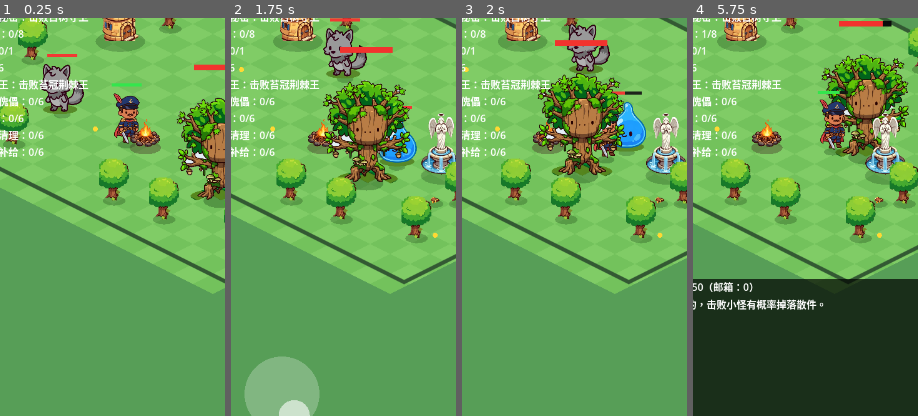
Above: before the commit, frames 1-4 (left to right).
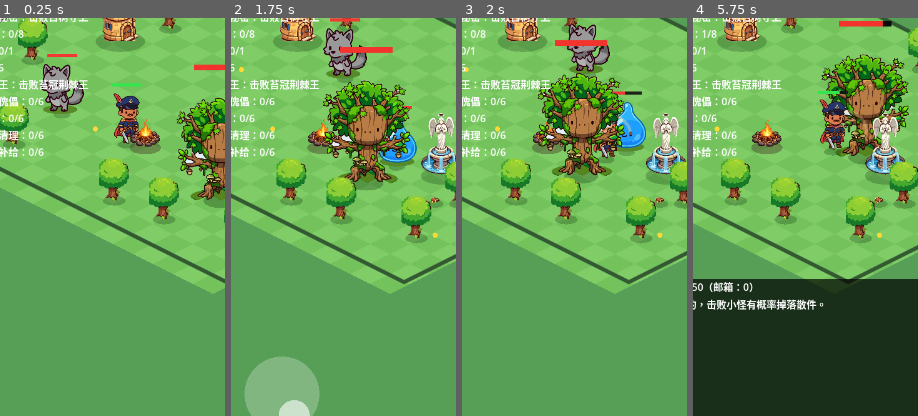
Above: after the commit, the same moments.

Repository: oneyi53/game
Game: Godot game, scene res://scenes/main.tscn
Two runs of this game, one before a commit and one after it. Both use one fixed random seed, a clock stepped at 60 frames per second and the inputs below.
Inputs (mouse positions are % of the whole screen's width and height, from its top left):
- Up to frame 1 (0.25 s): no input
- Up to frame 2 (1.75 s): tap Enter at 0.5 s; move the mouse to (72, 45) at 0.52 s; hold Right (ui_right) 0.53-1.25 s; tap E at 0.6 s; click (72, 45) at 0.67 s; tap Space at 0.77 s; drag from (30, 55) to (45, 70) at 1.27 s
- Up to frame 3 (2 s): no input
- Up to frame 4 (5.75 s): move the mouse to (60, 28) at 2.02 s; hold Right (ui_right) 2.03-2.75 s; tap Q at 2.1 s; drag from (45, 70) to (20, 35) at 2.77 s; move the mouse to (80, 65) at 3.52 s; hold Left (ui_left) 3.53-4.25 s; tap B at 3.6 s; tap Space at 3.77 s; drag from (20, 35) to (35, 25) at 4.27 s; move the mouse to (55, 50) at 5.02 s; hold Down (ui_down) from 5.03 s (still down); tap E at 5.1 s; click (55, 50) at 5.17 s
The pictures show only the part of the screen within x 19-69%, y 8-58%; the shares and areas given below are measured in that part.

Frames 1-2 are identical in both runs. In frame 3, 0.3% of the frame differs, in the area x 58-76%, y 24-36%; in frame 4, 0.2%.

Commit message:
Add directional hero attack and skill feedback

Diff:
--- a/scripts/character/hero.gd
+++ b/scripts/character/hero.gd
@@ -49,6 +49,9 @@
 var move_braking: float = 1200.0
 var facing_sign: float = 1.0
 var motion_phase: float = 0.0
+var attack_flash_remaining: float = 0.0
+var attack_flash_total: float = 0.18
+var attack_direction: Vector2 = Vector2.RIGHT
 
 func setup(p_data: Dictionary, p_is_captain: bool) -> void:
     data = p_data
@@ -126,6 +129,9 @@
     hp_changed.emit(self)
 
 func _physics_process(delta: float) -> void:
+    if attack_flash_remaining > 0.0:
+        attack_flash_remaining = maxf(0.0, attack_flash_remaining - delta)
+        queue_redraw()
     if dead:
         velocity = Vector2.ZERO
         move_and_slide()
@@ -238,6 +244,11 @@
             final_damage = int(round(float(final_damage) * 1.15))
     if crit_chance > 0.0 and randf() < crit_chance:
         final_damage = int(round(float(final_damage) * (2.0 + float(crit_damage_pct) / 100.0)))
+    attack_direction = (best.global_position - global_position).normalized()
+    if attack_direction == Vector2.ZERO:
+        attack_direction = Vector2.RIGHT * facing_sign
+    attack_flash_remaining = attack_flash_total
+    queue_redraw()
     if best.has_method("take_damage"):
         best.take_damage(final_damage)
 
@@ -276,6 +287,10 @@
         if str(enemy.get_meta("world_map_id", WorldMaps.MOSS_CROWN)) != world_map_id:
             continue
         if global_position.distance_to(enemy.global_position) <= 140.0:
+            attack_direction = (enemy.global_position - global_position).normalized()
+            attack_flash_remaining = 0.32
+            attack_flash_total = 0.32
+            queue_redraw()
             if enemy.has_method("take_damage"):
                 enemy.take_damage(attack * 2)
     return true
@@ -308,6 +323,15 @@
     else:
         draw_circle(Vector2.ZERO, 18.0, hero_color)
     draw_set_transform(offset)
+    if attack_flash_remaining > 0.0:
+        var progress: float = 1.0 - attack_flash_remaining / maxf(attack_flash_total, 0.01)
+        var slash_alpha: float = 1.0 - progress
+        var slash_center: Vector2 = attack_direction * (34.0 + progress * 10.0)
+        var slash_angle: float = attack_direction.angle()
+        draw_set_transform(offset + slash_center, slash_angle)
+        draw_arc(Vector2.ZERO, 30.0, -1.05 + progress * 0.45, 1.05 + progress * 0.45, 20, Color(1.0, 0.9, 0.58, slash_alpha), 5.0)
+        draw_line(Vector2(-8.0, -18.0), Vector2(22.0, 0.0), Color(1.0, 1.0, 0.86, slash_alpha), 3.0)
+        draw_set_transform(offset)
     draw_rect(Rect2(-24.0, -98.0, 48.0, 5.0), Color(0.08, 0.08, 0.08, 0.9))
     var fill: float = 48.0 * float(hp) / float(max_hp) if max_hp > 0 else 0.0
     draw_rect(Rect2(-24.0, -98.0, fill, 5.0), Color(0.2, 0.9, 0.3))
